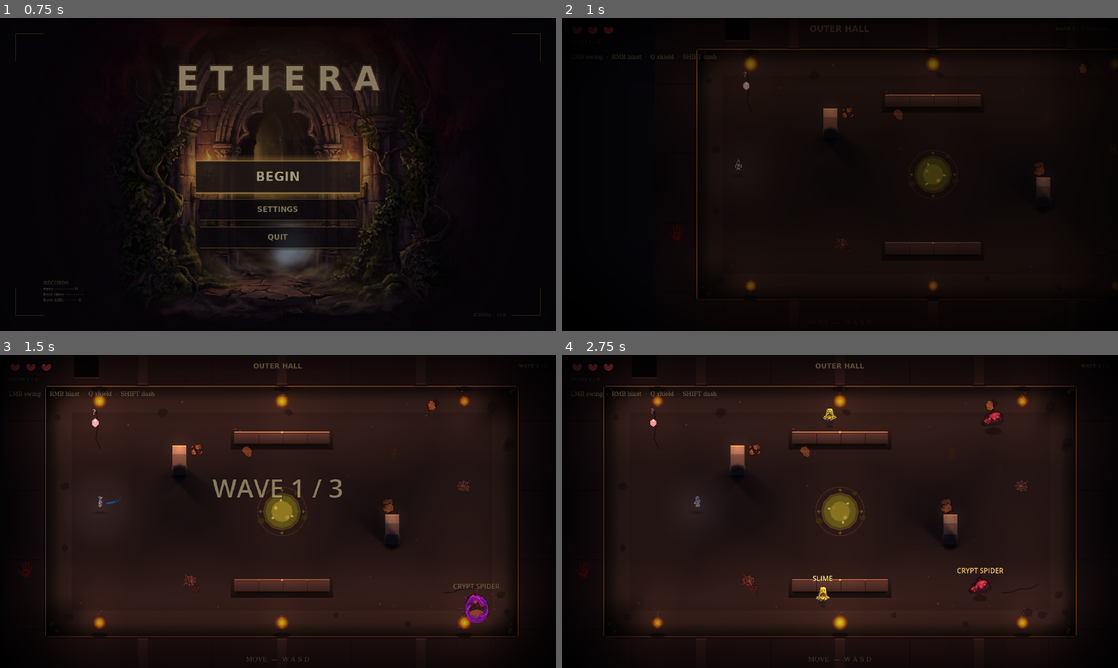
Above: before the commit, frames 1-4 (two rows, left to right).
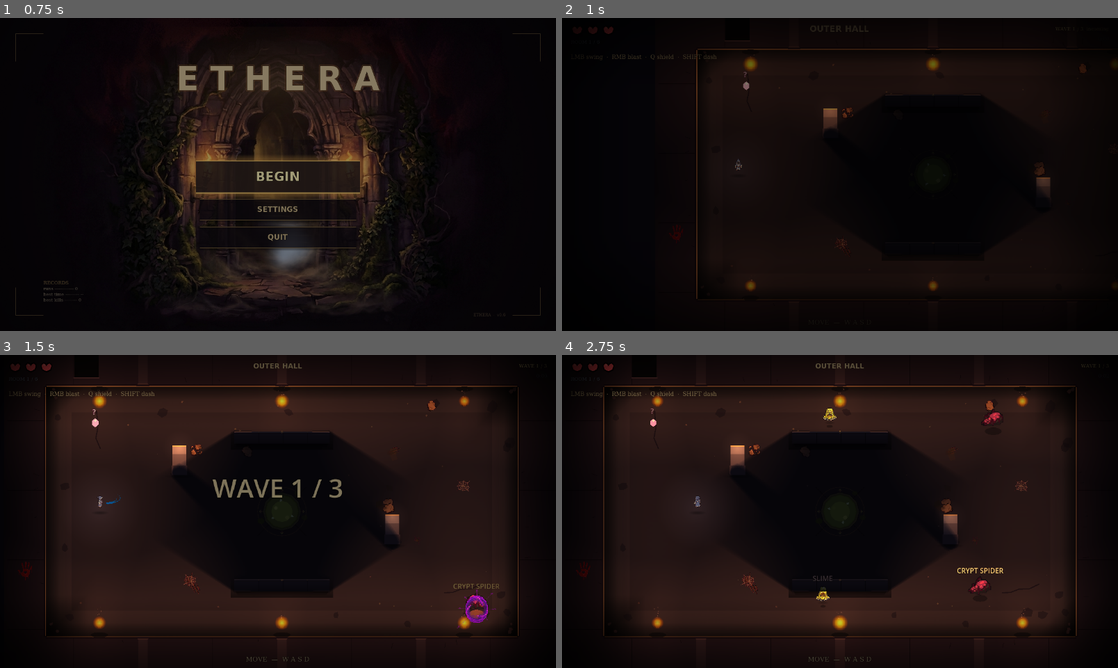
Above: after the commit, the same moments.

Repository: alitaghva1/ethera
Game: Godot game, scene res://scenes/main_menu.tscn
The game is run twice, just before and just after one commit, with the same random seed, the same clock (stepped at 60 frames per second) and the same inputs.
Inputs (mouse positions are in pixels of both pictures, inside the frame that each line leads up to):
- Up to frame 1 (0.75 s): click "BEGIN" at 0.5 s
- Up to frame 2 (1 s): no input
- Up to frame 3 (1.5 s): tap Enter at 1.25 s; move the mouse to (400, 495) at 1.27 s; hold D (move_right) from 1.28 s (still down); hold E (interact) from 1.28 s (still down); click (400, 495) at 1.42 s
- Up to frame 4 (2.75 s): release D (move_right) at 2 s; release E (interact) at 2 s; drag from (728, 527) to (617, 423) at 2.02 s

Frame 1 is identical in both runs. In frame 2, 1.9% of the frame differs, in the area x 52-76%, y 24-76%; in frame 3, 10%; in frame 4, 11%, in the area x 32-65%, y 24-76%.

Commit message:
feat(godot iter-189 batch 1): interior walls cast torch shadows
Cycle 9 Batch 1. Long-overdue parity fix.

Pre-iter-189 lighting state:
  • Torches have PointLight2D with shadow_enabled = true (iter-109)
  • Pillars have LightOccluder2D — they cast shadows (iter-109)
  • Interior walls have NO LightOccluder2D — they sit in torch light
    without casting any shadow

Result: the sarcophagus walls (iter-179 + iter-186 + iter-188) read
as floor decorations, not as actual obstacles BLOCKING light. A player
walking behind a wall would expect the wall to throw a shadow toward
the player; pre-iter-189 it didn't.

Fix: add LightOccluder2D + matching OccluderPolygon2D to every wall
built by _build_interior_wall. Polygon is the wall's rectangular
footprint (the same shape as the visible side face). Each torch in
range now treats the wall as a solid blocker — cast shadow extends
from the wall edge away from the torch, across the floor.

Why this is the single biggest "integration" upgrade per LOC:
  • Player walking past a wall in front of a torch now passes through
    the wall's cast shadow → actor visually CONNECTS to the geometry
  • Same fix applies to ALL existing interior walls in ALL rooms — 8
    .tres files instantly gain dynamic shadow play, no per-room
    config change.
  • Cost: 1 OccluderPolygon2D + 1 LightOccluder2D node per wall (~6
    walls per typical room = 12 new nodes). Tiny budget impact.

What this does NOT do: hero / enemies still don't cast shadows
(they'd need their own LightOccluder2D). Skipping for now — actors
casting shadows can look weird at sprite scales if not tuned.

Headless smoke clean. Visual verification needs playtest.

Co-Authored-By: Claude Opus 4.7 (1M context) <noreply@anthropic.com>

Diff:
--- a/slime-depths-godot/scripts/main.gd
+++ b/slime-depths-godot/scripts/main.gd
@@ -1042,6 +1042,24 @@
 		crack.default_color = Color(0.03, 0.02, 0.05, 0.65)
 		crack.antialiased = true
 		body.add_child(crack)
+	# Iter 189 batch 1 — LightOccluder2D so the wall casts dynamic
+	# shadows from torch PointLight2Ds (which have shadow_enabled =
+	# true since iter-109). Pre-iter-189 only pillars cast shadows;
+	# interior walls sat in torch light without interacting with it.
+	# Adding the occluder makes sarcophagus pieces cast long shadows
+	# across the floor whenever a torch is behind them — the player
+	# walking past these shadows visually INTEGRATES with the scene's
+	# lighting, vs the pre-iter-189 "actor floating on lit floor."
+	# Occluder polygon matches the wall's rectangular footprint.
+	var occluder: OccluderPolygon2D = OccluderPolygon2D.new()
+	occluder.polygon = PackedVector2Array([
+		Vector2(-w, -h), Vector2(w, -h),
+		Vector2(w, h), Vector2(-w, h),
+	])
+	occluder.closed = true
+	var light_occ: LightOccluder2D = LightOccluder2D.new()
+	light_occ.occluder = occluder
+	body.add_child(light_occ)
 	# CONTACT — soft gradient strip just below the wall's bottom edge.
 	# Quad polygon with vertex-color fade: solid black at top (where
 	# it meets the wall) → transparent at bottom (12 px below). Adds
